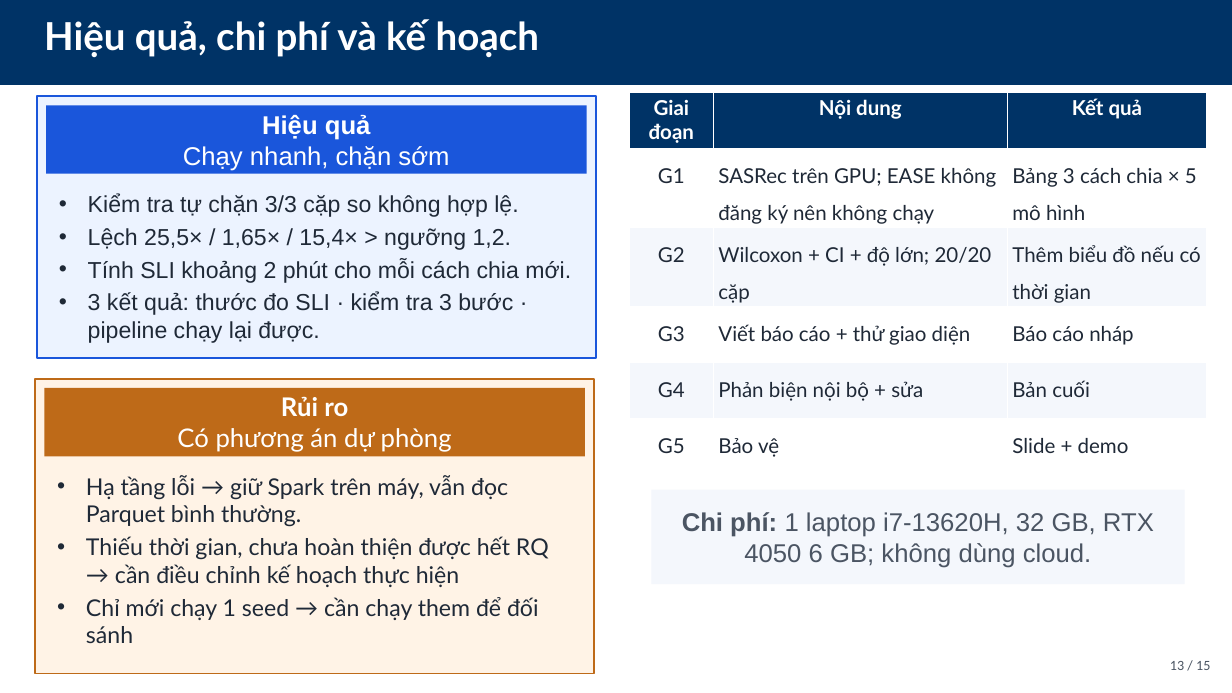
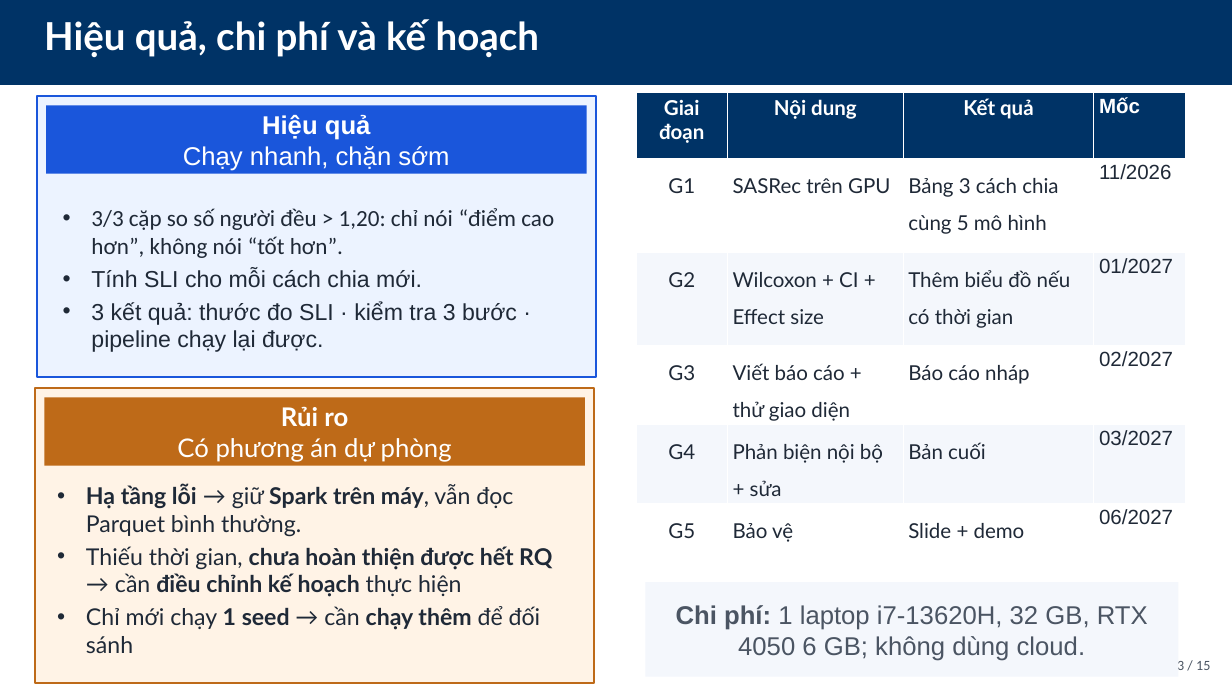
Before and after one commit to StreetParkourZombie/Recommendation_System, a slide deck: slide 13 of docs/Project/Main/Presentation/Slides/PPNCKH_DeCuong_15slides_Self-Adjustion.pptx (slide 15 before the commit). Drawn at 1232x693 pixels with LibreOffice and Linux fonts; fonts in the diff are those of the drawing. Boxes give left, top, right and bottom in pixels: in the first picture for what was removed or moved away, otherwise in the second. Text is boxed around its words. In the diff, an @@ line names an element or a change of style, - is before the commit and + after.

```diff
--- a/docs/Project/Main/Presentation/Slides/PPNCKH_DeCuong_15slides_Self-Adjustion.pptx
+++ b/docs/Project/Main/Presentation/Slides/PPNCKH_DeCuong_15slides_Self-Adjustion.pptx
@@ rounded rectangle: place and size @@
-rounded rectangle at (37, 96, 596, 359)
+rounded rectangle at (37, 96, 596, 377)
@@ table at (636, 92, 1185, 546) @@
-column 2: Nội dung | SASRec trên GPU; EASE không đăng ký nên không chạy | Wilcoxon + CI + độ lớn; 20/20 cặp | Viết báo cáo + thử giao diện | Phản biện nội bộ + sửa | Bảo vệ
-column 3: Kết quả | Bảng 3 cách chia × 5 mô hình | Thêm biểu đồ nếu có thời gian | Báo cáo nháp | Bản cuối | Slide + demo
+column 2: Nội dung | SASRec trên GPU | Wilcoxon + CI + Effect size | Viết báo cáo + thử giao diện | Phản biện nội bộ + sửa | Bảo vệ
+column 3: Kết quả | Bảng 3 cách chia cùng 5 mô hình | Thêm biểu đồ nếu có thời gian | Báo cáo nháp | Bản cuối | Slide + demo
+column 4: Mốc | 11/2026 | 01/2027 | 02/2027 | 03/2027 | 06/2027
@@ table: place and size @@
-table at (629, 92, 1207, 466)
+table at (636, 92, 1185, 546)
@@ text "3/3 cặp so số người ...": place and size @@
-text "3/3 cặp so số người ..." at (88, 194, 571, 343)
+text "3/3 cặp so số người ..." at (91, 208, 554, 352)
@@ text at (91, 208, 554, 288): text changed; font Arial to Calibri @@
-• Kiểm tra tự chặn 3/3 cặp so không hợp lệ.
-• Lệch 25,5× / 1,65× / 15,4× > ngưỡng 1,2.
-• Tính SLI khoảng 2 phút cho mỗi cách chia mới.
+• 3/3 cặp so số người đều > 1,20: chỉ nói “điểm cao hơn”, không nói “tốt hơn”.
+• Tính SLI cho mỗi cách chia mới.
@@ 2 rounded rectangles, 1 text: place and size @@
-2 rounded rectangles, 1 text at (35, 379, 594, 674)
+2 rounded rectangles, 1 text at (35, 388, 594, 683)
@@ text at (86, 484, 552, 597): bold on in "Hạ tầng lỗi Spark trên máy,", "chưa hoàn thiện được hết RQ điều ..." @@
@@ rounded rectangle "Chi phí: 1 laptop i7-13620H, ...": place and size @@
-rounded rectangle "Chi phí: 1 laptop i7-13620H, ..." at (652, 490, 1185, 584)
+rounded rectangle "Chi phí: 1 laptop i7-13620H, ..." at (645, 582, 1178, 677)
@@ text at (86, 606, 541, 653): text changed @@
-• Chỉ mới chạy 1 seed → cần chạy them để đối sánh
+• Chỉ mới chạy 1 seed → cần chạy thêm để đối sánh
```
Also in this commit, not shown: 9 other slides changed, 4 slides added, 6 slides removed, 41 other files.
